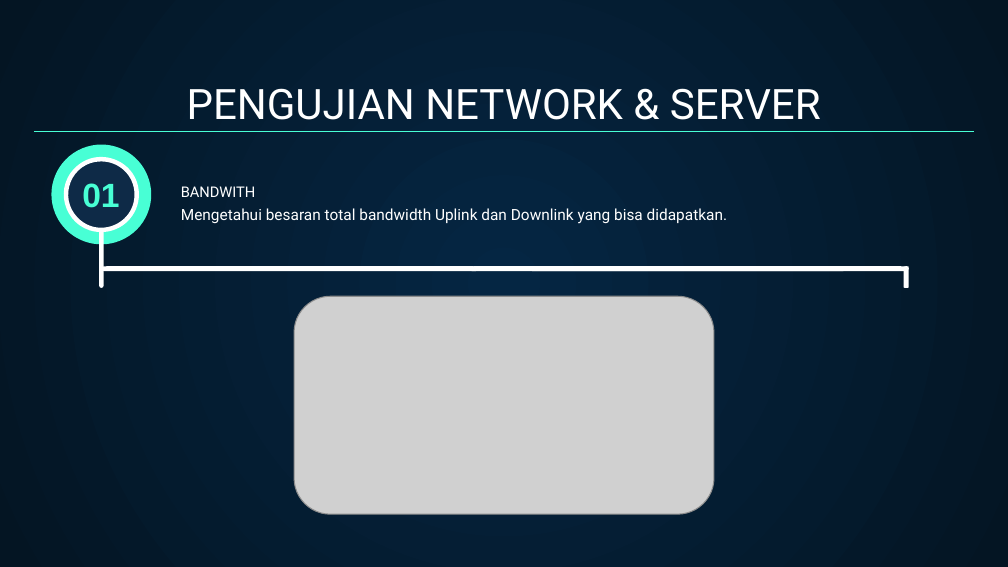
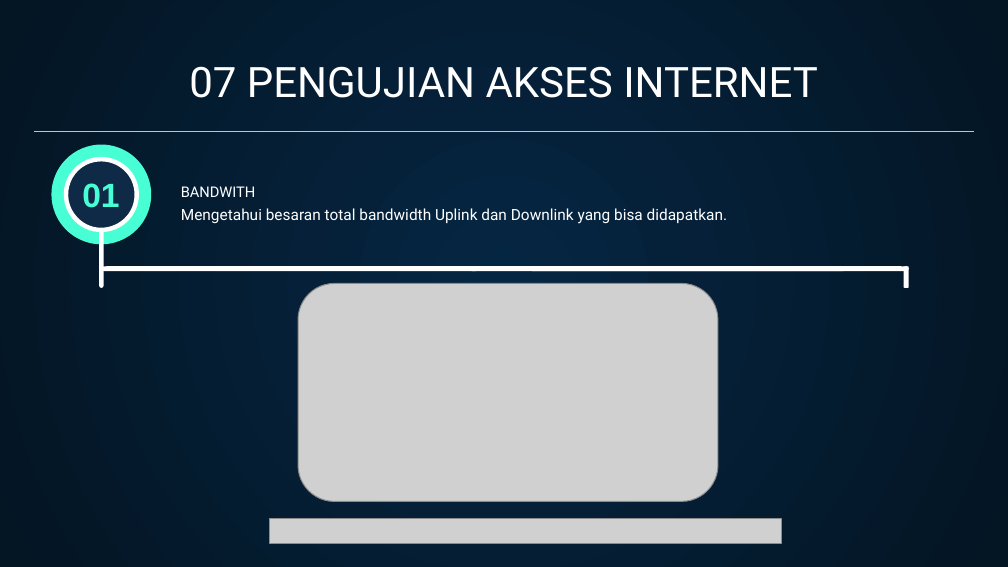
Before and after one commit to admin708/dokumen, a slide deck: slide 12 of ppt ith.pptx (slide 6 before the commit). Drawn at 1008x567 pixels with LibreOffice and Linux fonts; fonts in the diff are those of the drawing; grey boxes stand for pictures. Boxes give left, top, right and bottom in pixels: in the first picture for what was removed or moved away, otherwise in the second. Text is boxed around its words. In the diff, an @@ line names an element or a change of style, - is before the commit and + after.

```diff
--- a/ppt ith.pptx
+++ b/ppt ith.pptx
@@ title at (189,66,818,98): text changed @@
-PENGUJIAN NETWORK & SERVER
+07 PENGUJIAN AKSES INTERNET
@@ picture: place and size @@
-picture at (294,296,715,514)
+picture at (298,283,719,501)
@@ picture added at (269,519,781,543) @@
```
Also in this commit, not shown: 6 other slides changed, 3 slides added, 1 other file.
